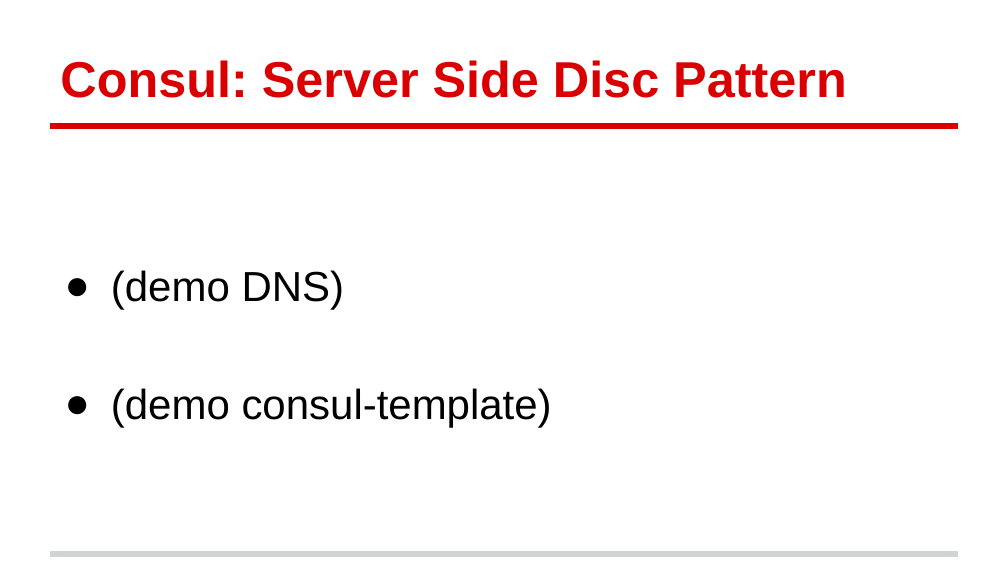
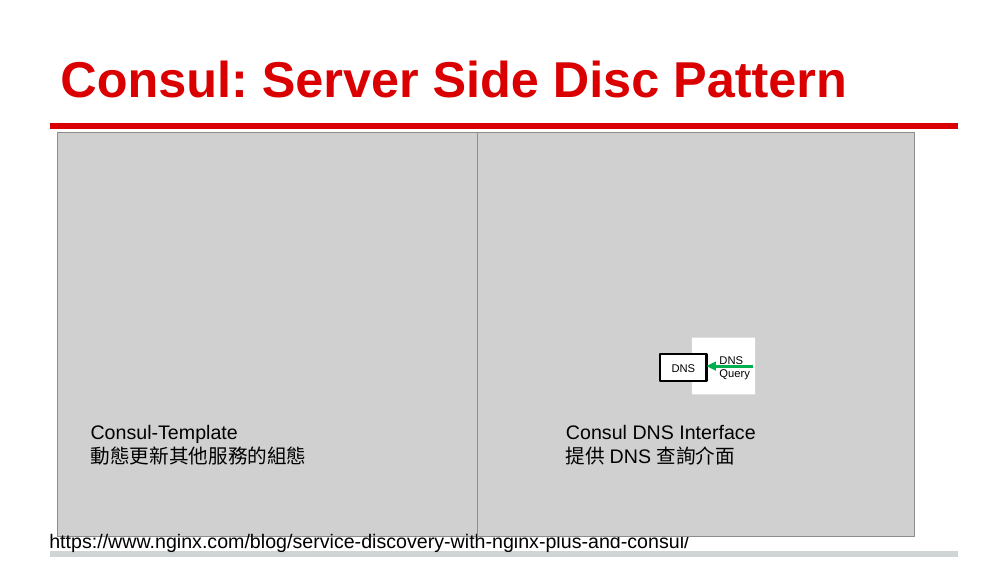
Before and after one commit to andrew0928/Meetup, a slide deck: slide 16 of 20180911.DevOpsDaysTaipei2018/Andrew-ServiceDiscovery (簡報).pptx (slide 17 before the commit). Drawn at 1008x567 pixels with LibreOffice and Linux fonts; fonts in the diff are those of the drawing; grey boxes stand for pictures; background and template pictures are left out. Boxes give left, top, right and bottom in pixels: in the first picture for what was removed or moved away, otherwise in the second. Text is boxed around its words. In the diff, an @@ line names an element or a change of style, - is before the commit and + after.

```diff
--- a/20180911.DevOpsDaysTaipei2018/Andrew-ServiceDiscovery (簡報).pptx
+++ b/20180911.DevOpsDaysTaipei2018/Andrew-ServiceDiscovery (簡報).pptx
@@ picture added at <box>57,132,495,536</box> @@
@@ picture added at <box>478,132,915,536</box> @@
@@ text removed at <box>111,270,552,428</box> @@
-● (demo DNS)
-● (demo consul-template)
@@ rectangle added at <box>660,355,707,382</box>, fill #FFFFFF, outline #000000 1.5 pt, 8 pt, text #000000 @@
+DNS
@@ rectangle added at <box>691,338,755,394</box>, fill #FFFFFF @@
@@ text added at <box>719,355,750,379</box>, 8 pt, text #000000 @@
+DNS
+Query
@@ arrow added from (753, 366) to (707, 366), #00B050 2.25 pt @@
@@ text added at <box>91,424,307,465</box>, 14 pt, text #000000 @@
+Consul-Template
+動態更新其他服務的組態
@@ text added at <box>566,424,755,465</box>, 14 pt, text #000000 @@
+Consul DNS Interface
+提供 DNS 查詢介面
@@ text added at <box>49,533,689,553</box>, 14 pt, text #000000 @@
+https://www.nginx.com/blog/service-discovery-with-nginx-plus-and-consul/
```
Also in this commit, not shown: 2 other slides changed, 6 slides added, 3 slides removed.
